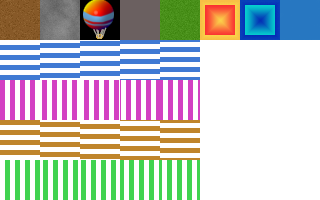
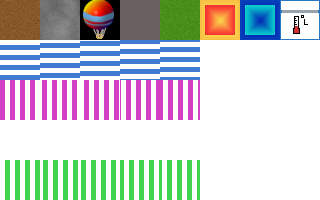
Layered file, before and after one edit (320 × 200). Changes by layer:
added layer "Layer 14" above "Layer 4 copy" over left=281, top=1, right=319, bottom=39
painted on "Layer 4 copy" over left=281, top=1, right=319, bottom=39
hid "Layer 6 copy" over left=0, top=120, right=200, bottom=160
